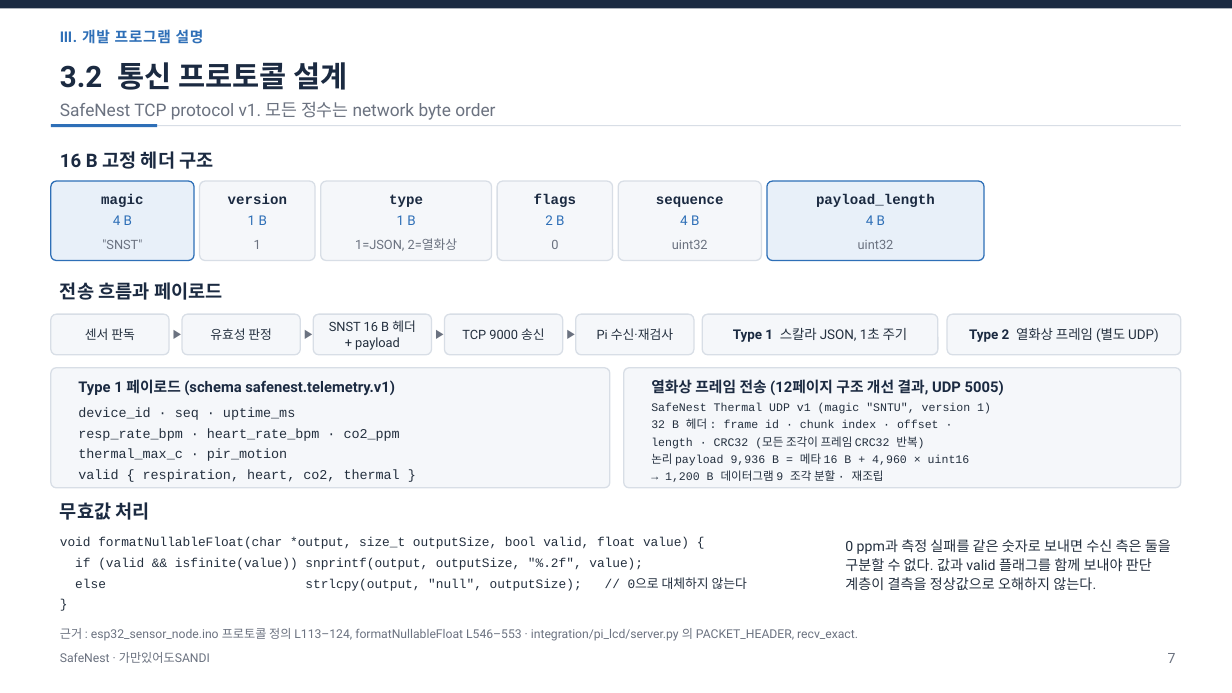
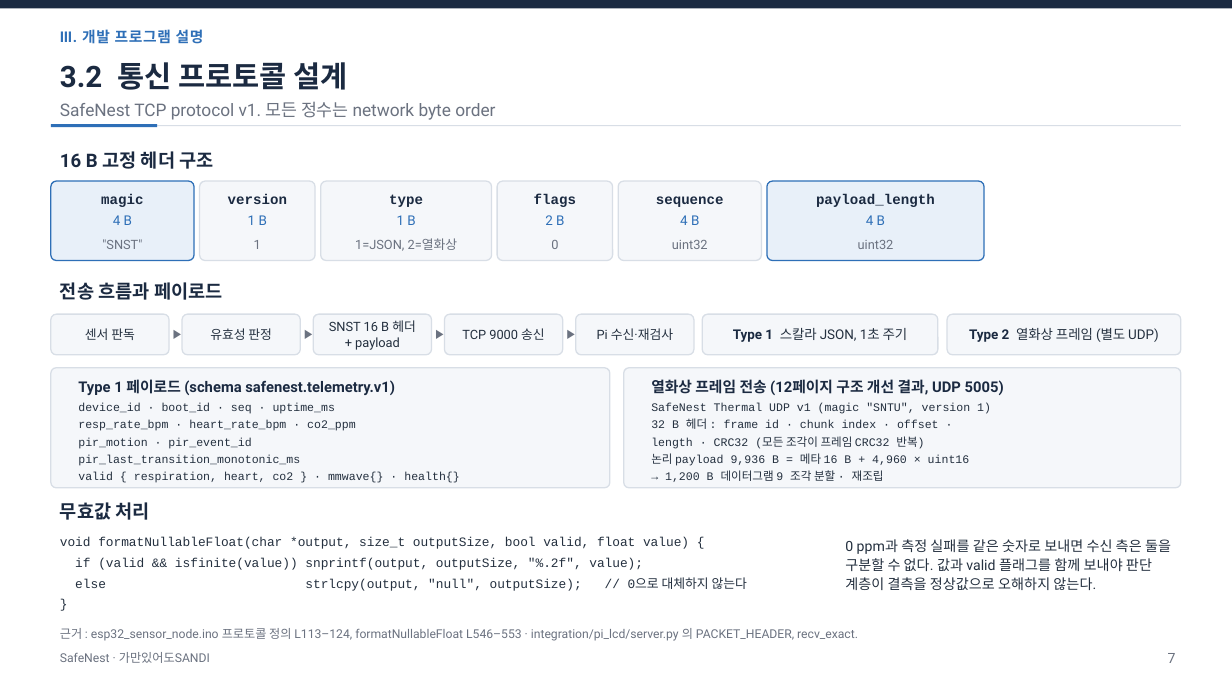
Before and after one commit to jinsu1011/safenest-embedded-competition, a slide deck: slide 8 of final-report/2026ESWContest_자유공모_가만있어도SANDI_개발완료보고서.pptx. Drawn at 1232x693 pixels with LibreOffice and Linux fonts; fonts in the diff are those of the drawing. Boxes give left, top, right and bottom in pixels: in the first picture for what was removed or moved away, otherwise in the second. Text is boxed around its words. In the diff, an @@ line names an element or a change of style, - is before the commit and + after.

```diff
--- a/final-report/2026ESWContest_자유공모_가만있어도SANDI_개발완료보고서.pptx
+++ b/final-report/2026ESWContest_자유공모_가만있어도SANDI_개발완료보고서.pptx
@@ text at box(78, 403, 335, 414): text changed; size 10.5 to 9 pt @@
-device_id · seq · uptime_ms
+device_id · boot_id · seq · uptime_ms
@@ text at box(78, 437, 460, 483): text changed; size 10.5 to 9 pt @@
-thermal_max_c · pir_motion
-valid { respiration, heart, co2, thermal }
+pir_motion · pir_event_id
+pir_last_transition_monotonic_ms
+valid { respiration, heart, co2 } · mmwave{} · health{}
@@ text at box(78, 420, 356, 431): size 10.5 to 9 pt in "resp_rate_bpm · heart_rate_bpm · co2_ppm"; line spacing 16pt to 13.5pt @@
```
Also in this commit, not shown: 3 other slides changed, 6 other files.
